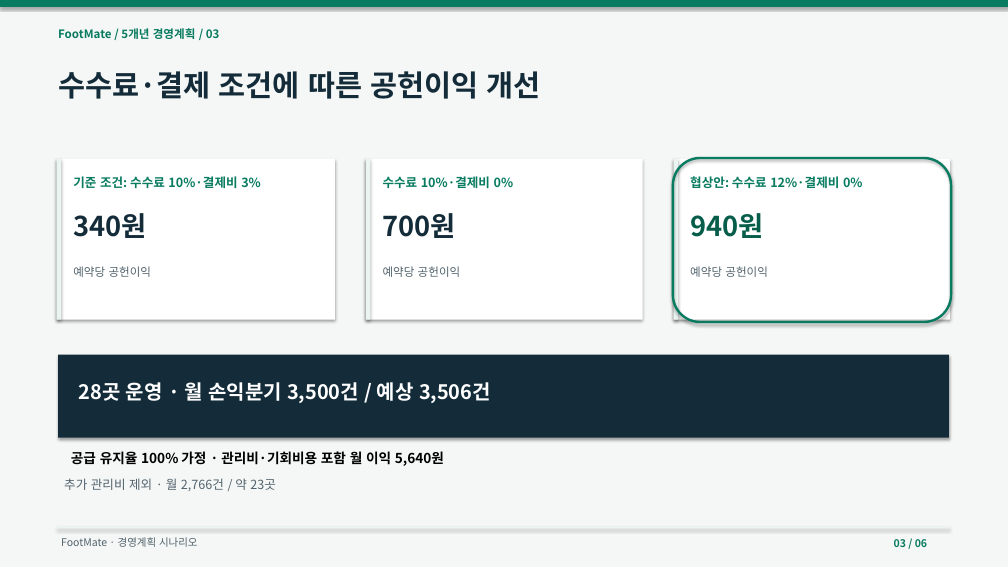
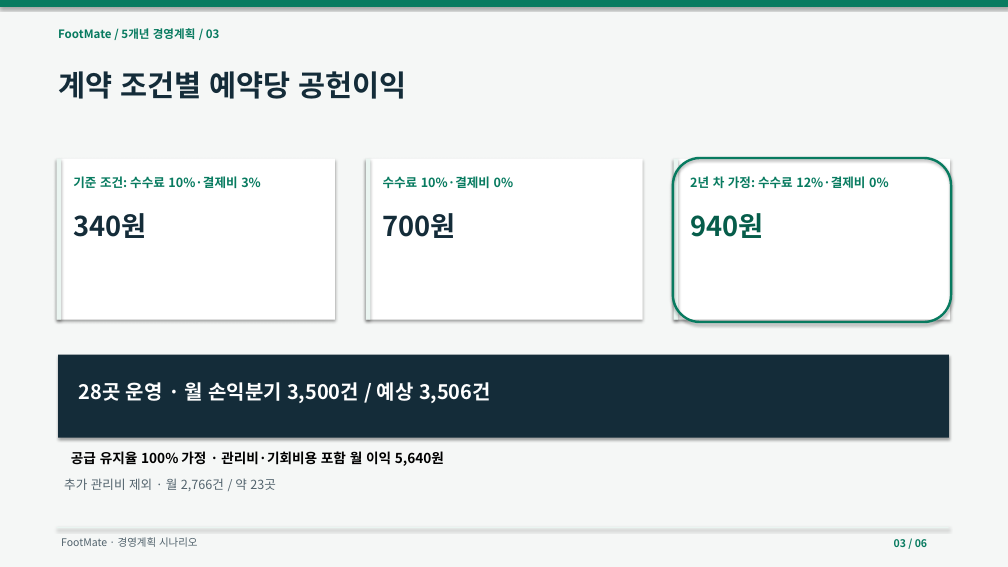
Before and after one commit to dohyunkimmm/footmate-case-study, a slide deck: slide 3 of src/case-study/downloads/footmate_5year_strategy.pptx. Drawn at 1008x567 pixels with LibreOffice and Linux fonts; fonts in the diff are those of the drawing. Boxes give left, top, right and bottom in pixels: in the first picture for what was removed or moved away, otherwise in the second. Text is boxed around its words. In the diff, an @@ line names an element or a change of style, - is before the commit and + after.

Commit message:
본문·발표자료 중복 정리 및 목적별 설명 개선 (#62)
* 본문과 발표자료의 반복 표현 정리 및 역할별 설명 개선

* 공개 자료와 페이지 탐색 문구 동기화

* 공개 자료와 페이지 탐색 문구 동기화

* 공개 자료와 페이지 탐색 문구 동기화

* 공개 자료와 페이지 탐색 문구 동기화

```diff
--- a/src/case-study/downloads/footmate_5year_strategy.pptx
+++ b/src/case-study/downloads/footmate_5year_strategy.pptx
@@ text at bbox=[58, 71, 407, 99]: text changed @@
-수수료·결제 조건에 따른 공헌이익 개선
+계약 조건별 예약당 공헌이익
@@ text at bbox=[690, 176, 889, 188]: text changed @@
-협상안: 수수료 12%·결제비 0%
+2년 차 가정: 수수료 12%·결제비 0%
@@ text removed at bbox=[73, 266, 152, 277] @@
-예약당 공헌이익
@@ text removed at bbox=[383, 266, 461, 277] @@
-예약당 공헌이익
@@ text removed at bbox=[690, 266, 768, 277] @@
-예약당 공헌이익
```
Also in this commit, not shown: 1 other slide changed, 15 other files.
